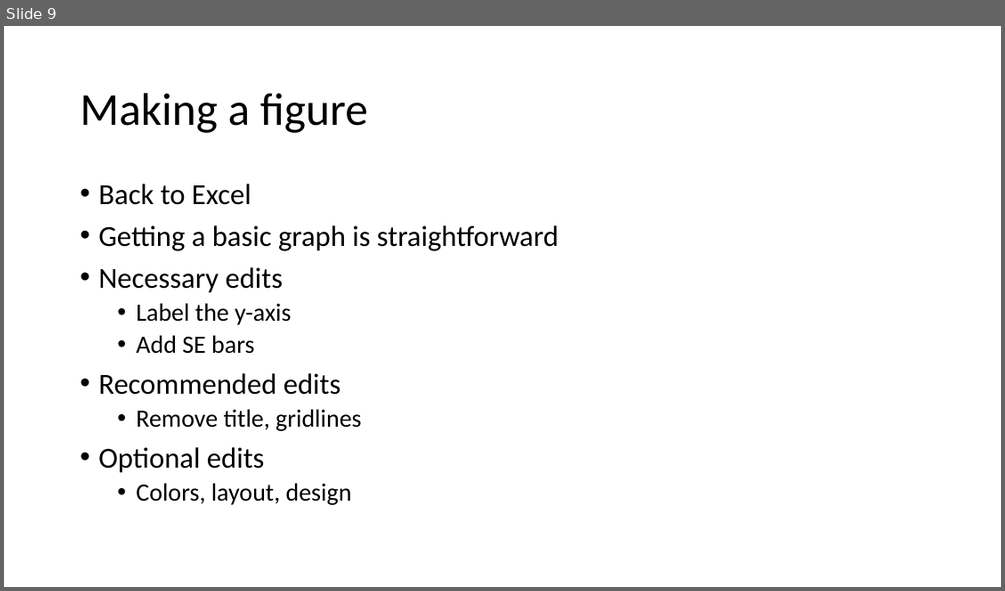
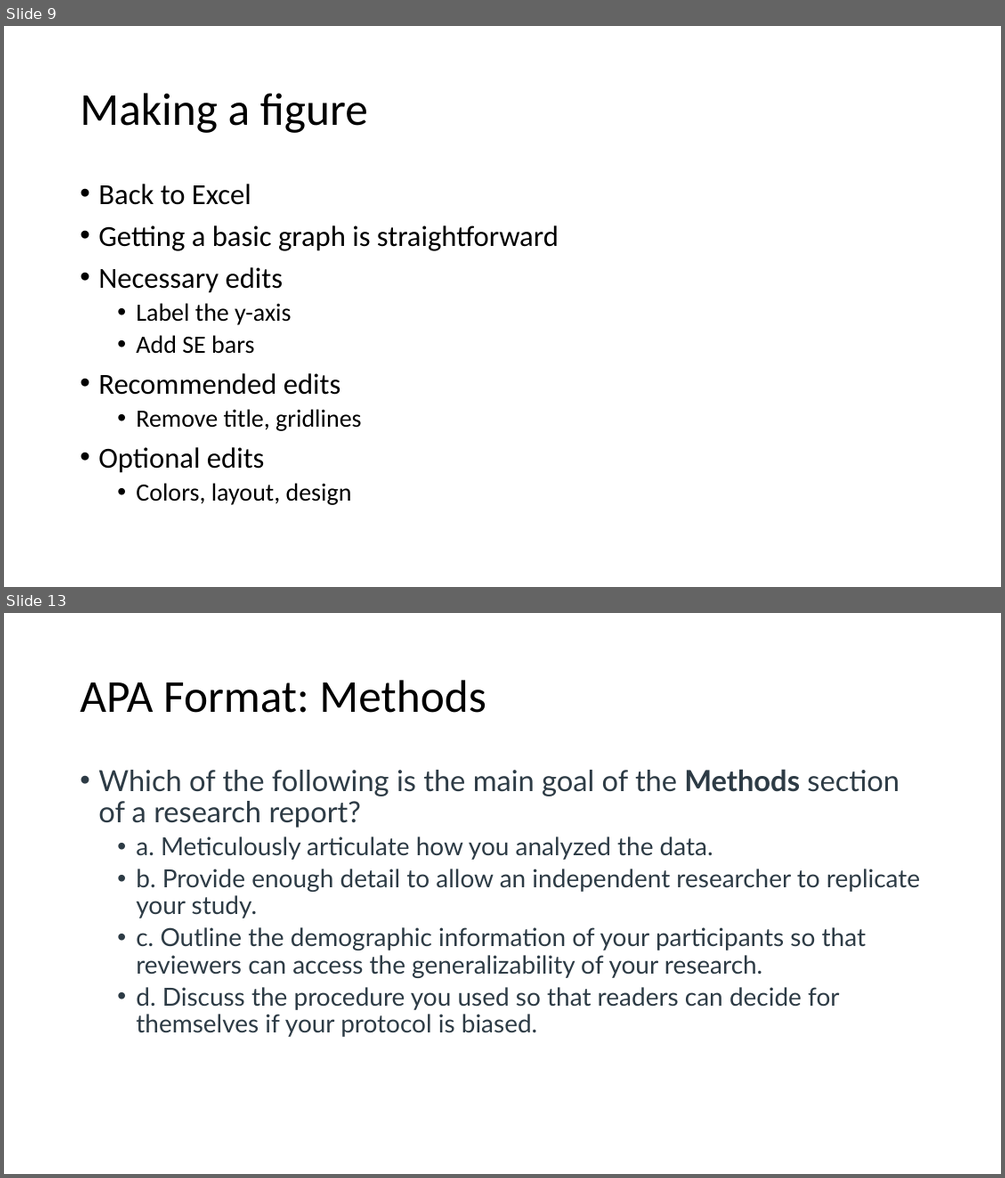
Before and after one commit to preber/Research-Methods, a slide deck: Class Slides 2024/Class 6.pptx. Shown one above the other, each under a label of ours: slide 9 before the commit, slides 9 and 13 after it; the slides between them are not shown. The pictures are 1005x591 and 1005x1178 pixels, drawn with LibreOffice and Linux fonts; fonts in the diff are those of the drawing. Boxes give left, top, right and bottom in pixels: in the first picture for what was removed or moved away, otherwise in the second. Text is boxed around its words. In the diff, an @@ line names an element or a change of style, - is before the commit and + after.

```diff
--- a/Class Slides 2024/Class 6.pptx
+++ b/Class Slides 2024/Class 6.pptx
@@ slide 13 added at [4, 613, 1001, 1174], background #FFFFFF @@
@@ title added at [80, 680, 485, 713], 44 pt, text #000000 @@
+APA Format: Methods
@@ text added at [98, 769, 920, 1037], 24 pt, text #2D3B45 @@
+• Which of the following is the main goal of the Methods section of a research report?
+  • a. Meticulously articulate how you analyzed the data.
+  • b. Provide enough detail to allow an independent researcher to replicate your study.
+  • c. Outline the demographic information of your participants so that reviewers can access the generalizability of your research.
+  • d. Discuss the procedure you used so that readers can decide for themselves if your protocol is biased.
```
Also in this commit, not shown: 1 slide changed, 12 other slides added, 1 other file.
